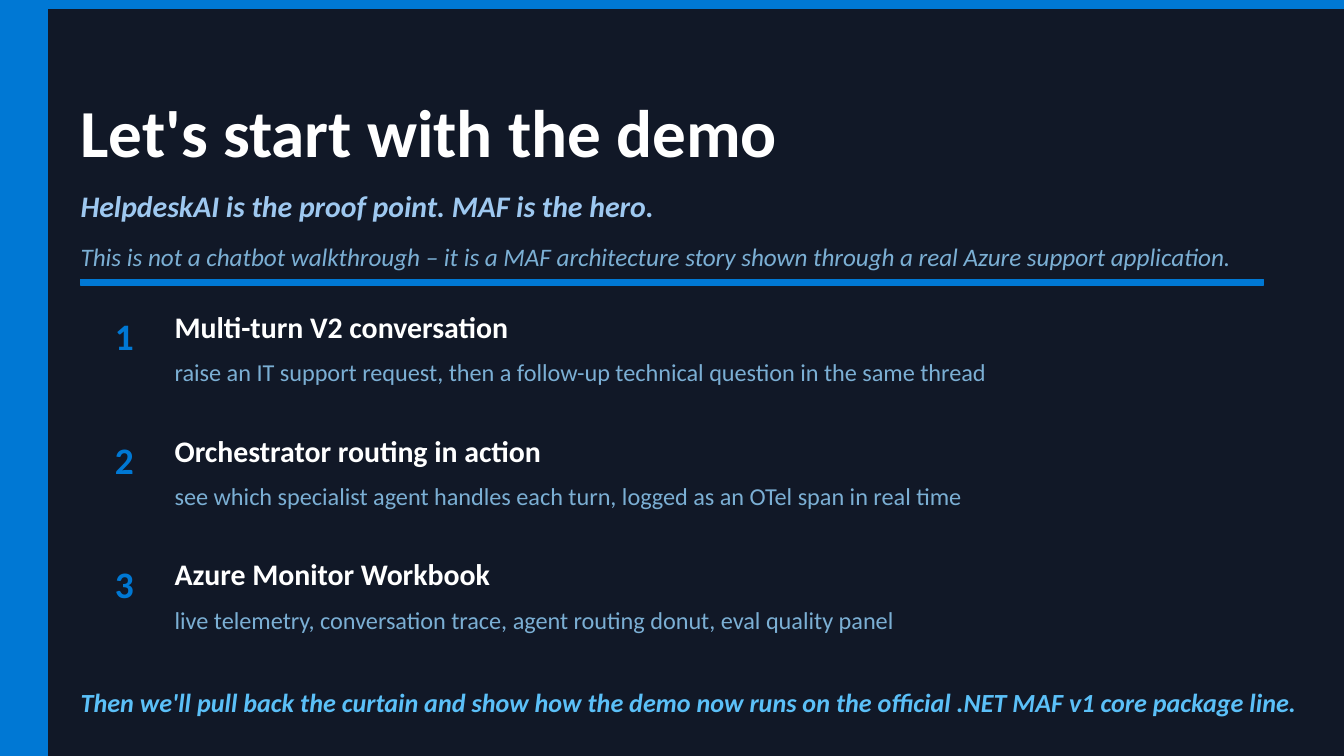
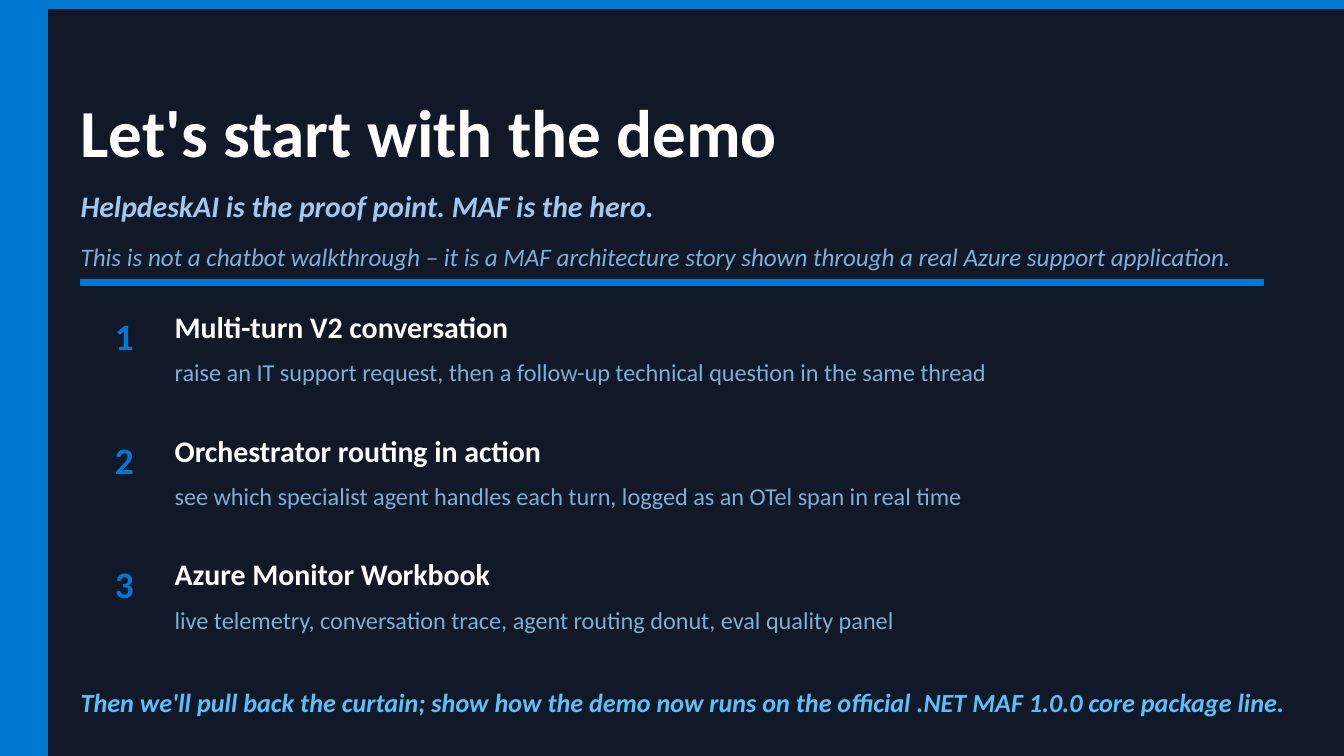
Before and after one commit to sreyanchoudhury/HelpdeskAI.CSharp, a slide deck: slide 2 of conference/HelpdeskAI-Kolkata-2026.pptx. Drawn at 1344x756 pixels with LibreOffice and Linux fonts; fonts in the diff are those of the drawing. Boxes give left, top, right and bottom in pixels: in the first picture for what was removed or moved away, otherwise in the second. Text is boxed around its words. In the diff, an @@ line names an element or a change of style, - is before the commit and + after.

```diff
--- a/conference/HelpdeskAI-Kolkata-2026.pptx
+++ b/conference/HelpdeskAI-Kolkata-2026.pptx
@@ text at [81,693,1284,717]: text changed @@
-Then we'll pull back the curtain and show how the demo now runs on the official .NET MAF v1 core package line.
+Then we'll pull back the curtain; show how the demo now runs on the official .NET MAF 1.0.0 core package line.
```
Also in this commit, not shown: 2 other slides changed.
